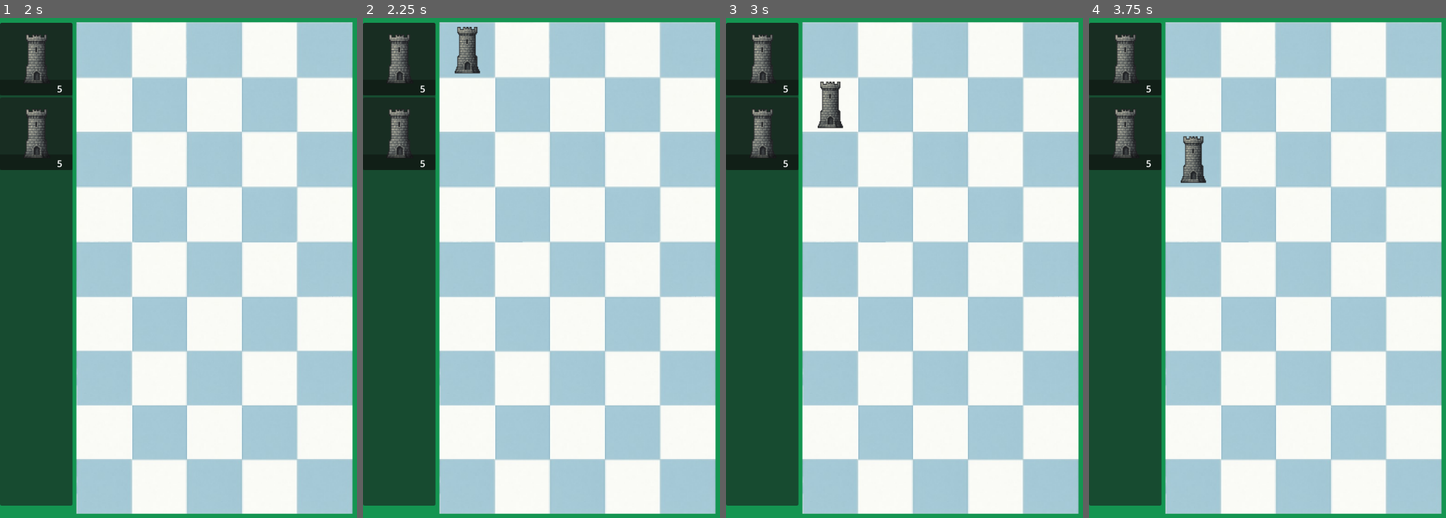
Above: before the commit, frames 1-4 (left to right).
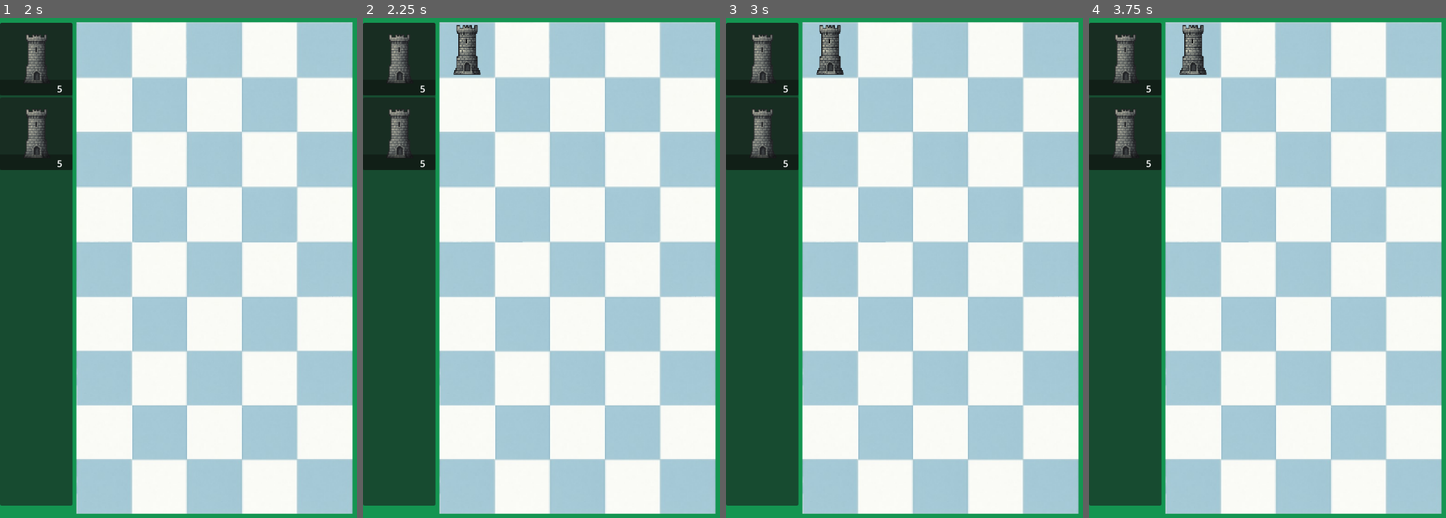
Above: after the commit, the same moments.

Repository: dlurena24/ProyectoModelado
Game: Godot game, scene res://Framework/Nivel_1.tscn
Two runs of this game, one before a commit and one after it. Both use one fixed random seed, a clock stepped at 60 frames per second and the inputs below.
Inputs (mouse positions are in pixels of both pictures, inside the frame that each line leads up to):
- Up to frame 1 (2 s): tap Enter at 0.5 s; move the mouse to (35, 58) at 0.52 s; click (35, 58) at 0.6 s; tap Space at 1.25 s; move the mouse to (35, 133) at 1.27 s; click (35, 133) at 1.35 s
- Up to frame 2 (2.25 s): tap Enter at 2 s; move the mouse to (466, 48) at 2.02 s; click (466, 48) at 2.1 s
- Up to frame 3 (3 s): tap Space at 2.75 s; move the mouse to (829, 103) at 2.77 s; click (829, 103) at 2.85 s
- Up to frame 4 (3.75 s): tap Enter at 3.5 s; move the mouse to (1192, 158) at 3.52 s; click (1192, 158) at 3.6 s

Frame 1 is identical in both runs. In frame 2, 0.3% of the frame differs, in the area x 25-34%, y 1-12%; in frame 3, 1.1%; in frame 4, 1.1%, in the area x 25-34%, y 1-34%.

Commit message:
Colocacion de Rooks finzalizado

Diff:
--- a/avatars-vs-rooks-MainGame/Framework/UI/HUD.tscn
+++ b/avatars-vs-rooks-MainGame/Framework/UI/HUD.tscn
@@ -1,7 +1,8 @@
-[gd_scene load_steps=3 format=3 uid="uid://bnekbr1xujlq"]
+[gd_scene load_steps=4 format=3 uid="uid://bnekbr1xujlq"]
 
 [ext_resource type="PackedScene" uid="uid://dv0gdna6uij50" path="res://Framework/UI/panel_rook.tscn" id="1_l2hkw"]
 [ext_resource type="Texture2D" uid="uid://de3oteqca2a2g" path="res://Assets/RookTestResized.png" id="2_vsbvt"]
+[ext_resource type="PackedScene" uid="uid://do0jscpf10wre" path="res://Framework/Objetos/Rooks/rook_test_1.tscn" id="3_vsbvt"]
 
 [node name="HUD" type="Control"]
 layout_mode = 3
@@ -10,6 +11,7 @@
 anchor_bottom = 1.0
 grow_horizontal = 2
 grow_vertical = 2
+mouse_filter = 2
 
 [node name="Panel" type="Panel" parent="."]
 clip_contents = true
@@ -32,7 +34,9 @@
 [node name="PanelRook" parent="Panel/VBoxContainer" instance=ExtResource("1_l2hkw")]
 layout_mode = 2
 textura = ExtResource("2_vsbvt")
+rook_a_colocar = ExtResource("3_vsbvt")
 
 [node name="PanelRook2" parent="Panel/VBoxContainer" instance=ExtResource("1_l2hkw")]
 layout_mode = 2
 textura = ExtResource("2_vsbvt")
+rook_a_colocar = ExtResource("3_vsbvt")
